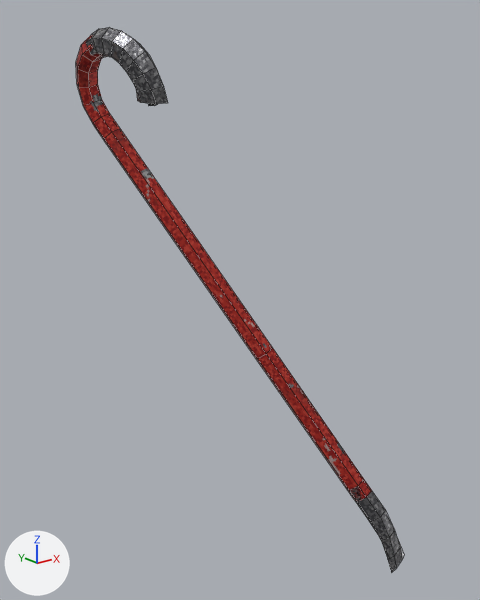
Renders of the Blender file crowbar/Ashes_2063_EP1_crowbar_shoot1.blend from each side of a commit.
The view is the same before and after, from a 50 mm camera at (-0.301, -0.303, 0.209) aimed at (0.119, 0.223, -0.001). Lighting does not change. The marker at lower left points along +X, +Y and +Z. The older version comes first. Mesh edges are drawn as thin lines.

Names of what the first picture shows: 'CB_Crowbar'.
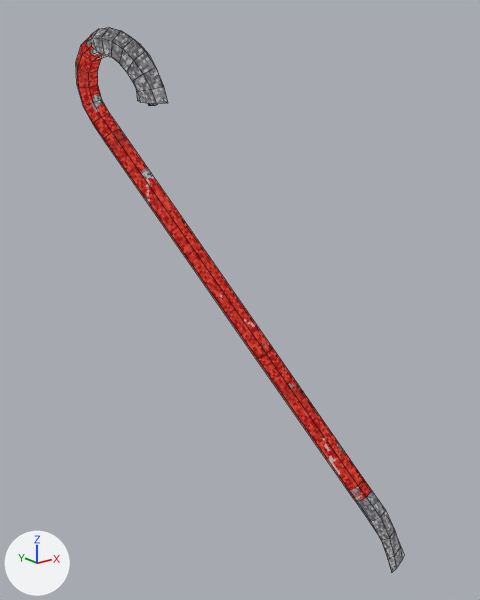
Location of each change, [x1, y1, x2, y2] in pixels of the pictures (480 x 600 px):
'CB_Crowbar', recoloured
    both: [76, 28, 404, 573]

Edits to the bpy script that builds the scene:
```text
Change mat_cb_redpaint:
    remove # nodes: BsdfPrincipled, Group, Math x3, Mix, OutputMaterial, TexCoord, TexNoise, TexWhiteNoise, ValToRGB x2, VectorMath
    nodes: Emission, Group, Math, Mix, OutputMaterial, TexCoord, TexNoise, TexWhiteNoise, ValToRGB x2, VectorMath
Change mat_cb_darksteel:
    remove # nodes: BsdfPrincipled, Group, Math x2, OutputMaterial, TexCoord, TexWhiteNoise, ValToRGB, VectorMath
    nodes: Emission, Group, OutputMaterial, TexCoord, TexWhiteNoise, ValToRGB, VectorMath
```
